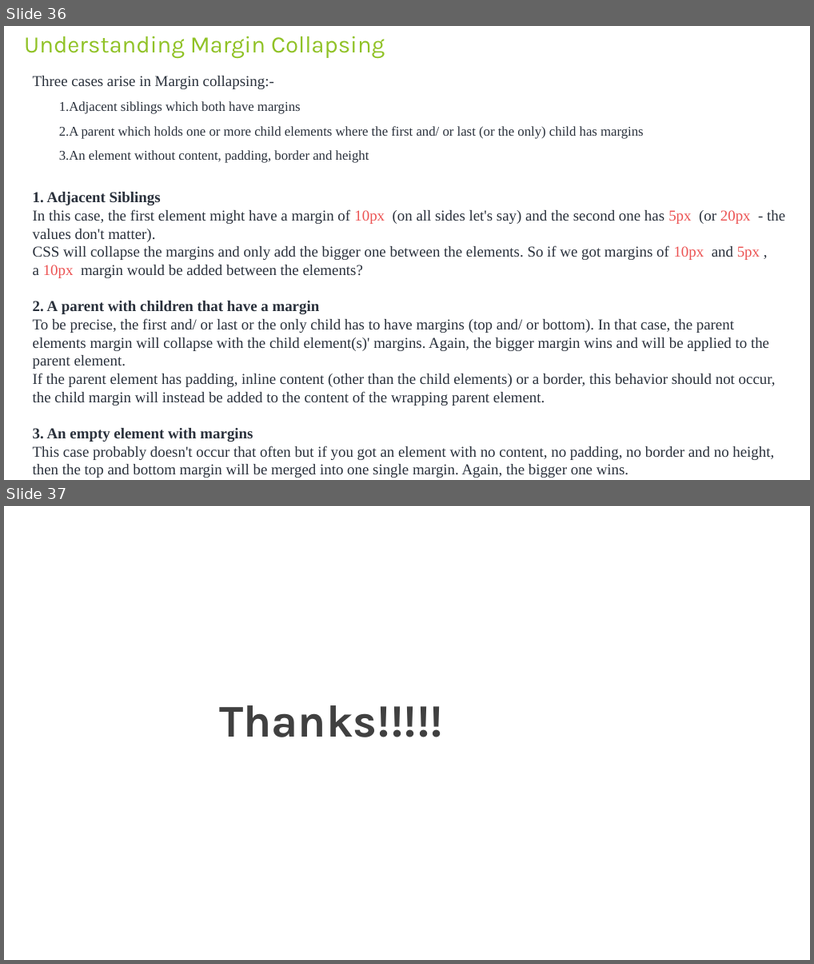
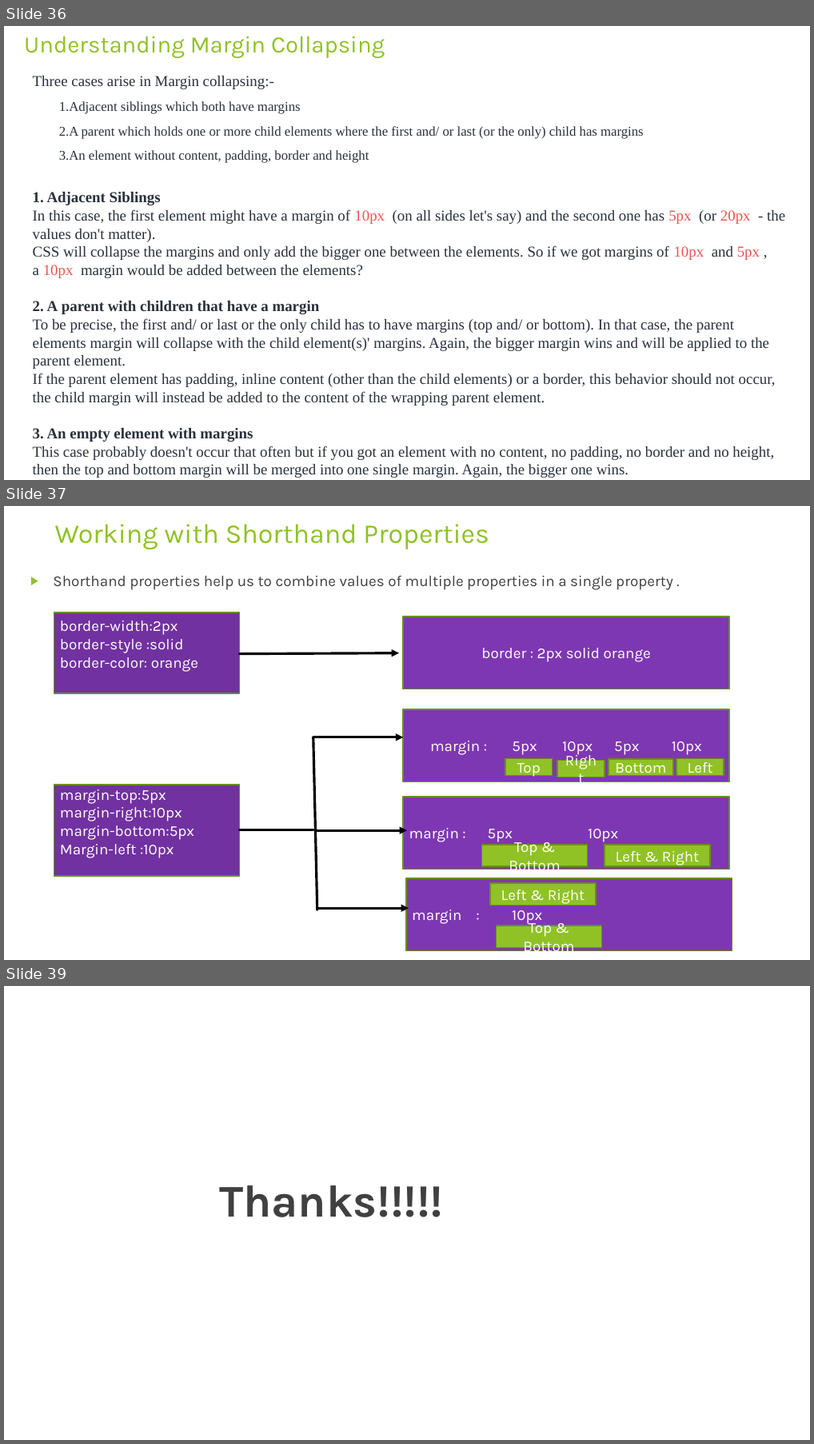
Before and after one commit to rudhrainfogain/CSS, a slide deck: PPT/Css-v3.pptx. Shown one above the other, each under a label of ours: slides 36 and 37 before the commit, slides 36, 37 and 39 after it; the slides between them are not shown. The pictures are 814x964 and 814x1444 pixels, drawn with LibreOffice and Linux fonts; fonts in the diff are those of the drawing. Boxes give left, top, right and bottom in pixels: in the first picture for what was removed or moved away, otherwise in the second. Text is boxed around its words. In the diff, an @@ line names an element or a change of style, - is before the commit and + after.

Commit message:
Working with Shorthand Properties

```diff
--- a/PPT/Css-v3.pptx
+++ b/PPT/Css-v3.pptx
@@ slide 37 added at [4,506,810,960], background #FFFFFF @@
@@ title added at [55,524,489,550], 32.4 pt, text #90C226 @@
+Working with Shorthand Properties
@@ text added at [53,576,674,590], 18 pt, text #404040 @@
+▶ Shorthand properties help us to combine values of multiple properties in a single property .
@@ rectangle added at [54,612,240,693], fill #7131A1, outline #6B901C 1.5 pt, 18 pt, text #FFFFFF @@
+border-width:2px
+border-style :solid
+border-color: orange
@@ rectangle added at [403,616,730,689], fill #7E37B3, outline #6B901C 1.5 pt, 18 pt, text #FFFFFF @@
+border : 2px solid orange
@@ arrow added from (240, 654) to (399, 653), #000000 3 pt @@
@@ rectangle added at [403,709,730,782], fill #7E37B3, outline #6B901C 1.5 pt, 18 pt, text #FFFFFF @@
+margin : 5px 10px 5px 10px
@@ line added from (314, 737) to (318, 909), #000000 3 pt @@
@@ arrow added from (314, 737) to (403, 737), #000000 3 pt @@
@@ rectangle added at [506,758,553,776], fill #90C226, outline #6B901C 1.5 pt, 18 pt, text #FFFFFF @@
+Top
@@ rectangle added at [558,760,606,777], fill #90C226, outline #6B901C 1.5 pt, 18 pt, text #FFFFFF @@
+Right
@@ rectangle added at [609,759,674,776], fill #90C226, outline #6B901C 1.5 pt, 18 pt, text #FFFFFF @@
+Bottom
@@ rectangle added at [678,758,725,776], fill #90C226, outline #6B901C 1.5 pt, 18 pt, text #FFFFFF @@
+Left
@@ rectangle added at [54,784,240,876], fill #7131A1, outline #6B901C 1.5 pt, 18 pt, text #FFFFFF @@
+margin-top:5px
+margin-right:10px
+margin-bottom:5px
+Margin-left :10px
@@ rectangle added at [403,796,730,869], fill #7E37B3, outline #6B901C 1.5 pt, 18 pt, text #FFFFFF @@
+margin : 5px 10px
@@ line added from (240, 830) to (314, 830), #000000 3 pt @@
@@ arrow added from (318, 830) to (407, 830), #000000 3 pt @@
@@ rectangle added at [482,844,588,866], fill #90C226, outline #6B901C 1.5 pt, 18 pt, text #FFFFFF @@
+Top & Bottom
@@ rectangle added at [605,844,710,866], fill #90C226, outline #6B901C 1.5 pt, 18 pt, text #FFFFFF @@
+Left & Right
@@ rectangle added at [406,878,733,951], fill #7E37B3, outline #6B901C 1.5 pt, 18 pt, text #FFFFFF @@
+margin : 10px
@@ rectangle added at [490,883,596,904], fill #90C226, outline #6B901C 1.5 pt, 18 pt, text #FFFFFF @@
+Left & Right
@@ arrow added from (319, 908) to (409, 908), #000000 3 pt @@
@@ rectangle added at [497,925,602,947], fill #90C226, outline #6B901C 1.5 pt, 18 pt, text #FFFFFF @@
+Top & Bottom
@@ what was slide 37 is now slide 39 @@
```
Also in this commit, not shown: 1 other slide added.
